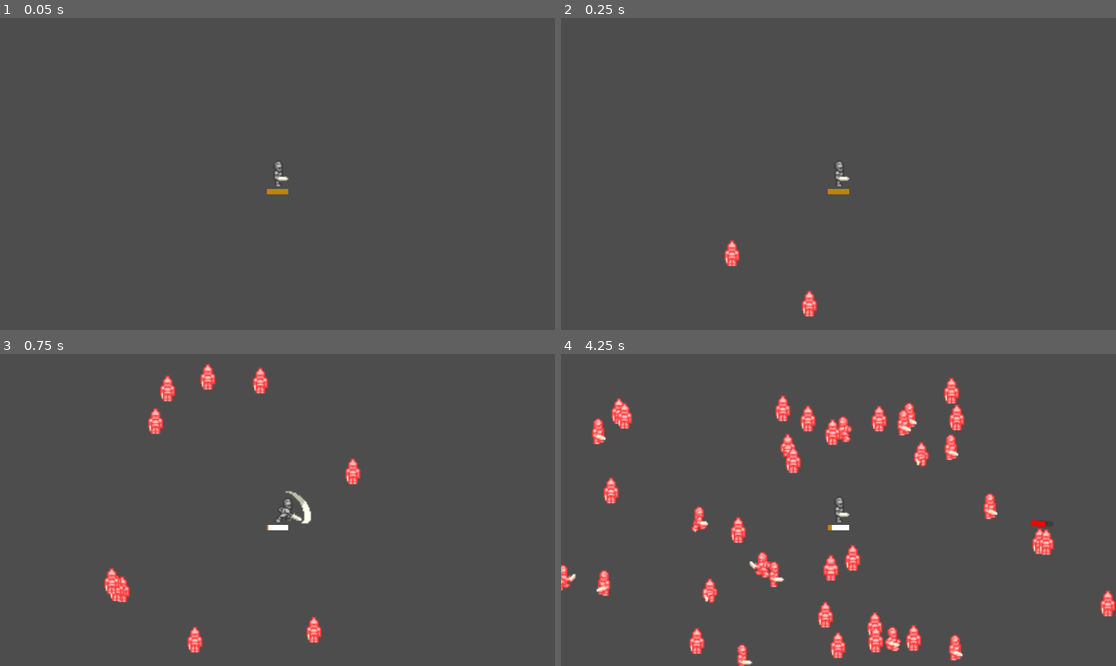
Above: before the commit, frames 1-4 (two rows, left to right).
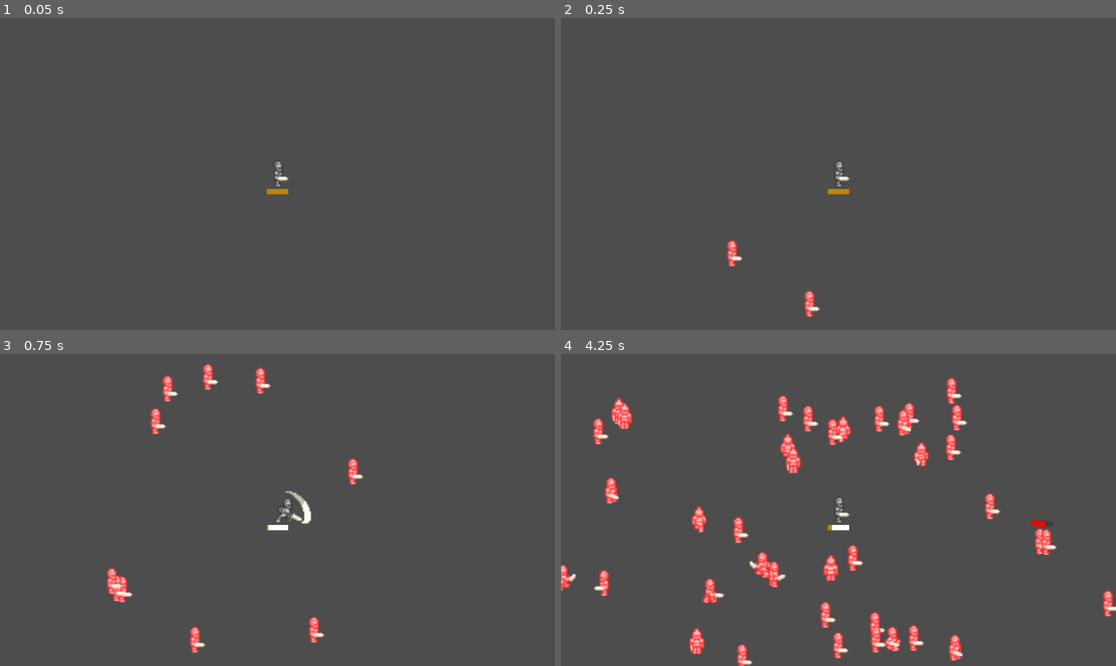
Above: after the commit, the same moments.

Repository: MattDirty/upsi4
Game: Godot game, scene res://Playground.tscn
The game is run twice, just before and just after one commit, with the same random seed, the same clock (stepped at 60 frames per second) and the same inputs.
Inputs (mouse positions are in pixels of both pictures, inside the frame that each line leads up to):
- Up to frame 1 (0.05 s): no input
- Up to frame 2 (0.25 s): no input
- Up to frame 3 (0.75 s): move the mouse to (399, 494) at 0.52 s; hold D (move_right) from 0.53 s (still down); hold Space (main_attack) from 0.53 s (still down)
- Up to frame 4 (4.25 s): move the mouse to (727, 525) at 1.27 s; release D (move_right) at 1.28 s; release Space (main_attack) at 1.28 s; hold S (move_down) 1.28-2.03 s; tap Space (main_attack) at 1.35, 2.85 s; move the mouse to (894, 441) at 2.02 s; hold D (move_right) 2.03-2.78 s; hold Space (main_attack) 2.03-2.78 s; move the mouse to (810, 572) at 2.77 s; hold W (move_up) 2.78-3.53 s; move the mouse to (1005, 556) at 3.52 s; hold A (move_left) from 3.53 s (still down); hold Space (main_attack) from 3.53 s (still down)

Frame 1 is identical in both runs. In frame 2, 0.3% of the frame differs, in the area x 29-47%, y 71-96%; in frame 3, 1.2%; in frame 4, 3.1%, in the area x 5-100%, y 8-98%.

Commit message:
Created an Utils Orientation class and refactored player and enemy to use it

Diff:
--- a/Characters/Enemies/Enemy.gd
+++ b/Characters/Enemies/Enemy.gd
@@ -3,7 +3,6 @@
 var health: int = 10
 var max_health: int = 10
 var speed: int = 1
-var directions = ["South", "SouthEast", "East", "NorthEast", "North", "NorthWest", "West", "SouthWest"]
 @onready var Animator = $"CharacterAnimator"
 @onready var HealthBar: ProgressBar = $"HealthBar"
 
@@ -17,7 +16,7 @@
 
 # Called every frame. 'delta' is the elapsed time since the previous frame.
 func _process(_delta):
-	var direction = directions[rad_to_deg(velocity.angle_to(Vector2.DOWN)) / 45]
+	var direction = Orientation.get_direction_from_angle(velocity.angle())
 	var action = "Idle"
 	if velocity.length() > 0:
 		action = "Move"
--- a/Characters/Player/Player.gd
+++ b/Characters/Player/Player.gd
@@ -7,9 +7,6 @@
 var direction = "South"
 var action = "Idle"
 
-const DIRECTIONS = ["East", "SouthEast", "South", "SouthWest", "West", "NorthWest", "North", "NorthEast"]
-const RAD_360 = deg_to_rad(360)
-const DIRECTIONS_SUBDIVION = RAD_360 / 8 # DIRECTIONS.length
 
 func get_input():
 	var input_direction = Input.get_vector("move_left", "move_right", "move_up", "move_down")
@@ -40,8 +37,4 @@
 
 
 func setDirectionInRelationToMouse():
-	var mouse = get_local_mouse_position().normalized()
-	var angle = mouse.angle() + DIRECTIONS_SUBDIVION / 2
-	if angle < 0:
-		angle += RAD_360
-	direction = DIRECTIONS[angle / DIRECTIONS_SUBDIVION]
+	direction = Orientation.get_direction_from_angle(get_local_mouse_position().angle())
--- /dev/null
+++ b/Utils/Orientation.gd
@@ -0,0 +1,12 @@
+class_name Orientation
+
+const DIRECTIONS = ["East", "SouthEast", "South", "SouthWest", "West", "NorthWest", "North", "NorthEast"]
+const RAD_360 = deg_to_rad(360)
+const DIRECTIONS_SUBDIVION = RAD_360 / 8 # DIRECTIONS.length
+
+## Finds the direction ("East"|"NorthWest"|..) from an angle in radiants
+static func get_direction_from_angle(rad_angle: float):
+	rad_angle += DIRECTIONS_SUBDIVION / 2
+	if rad_angle < 0:
+		rad_angle += RAD_360
+	return DIRECTIONS[rad_angle / DIRECTIONS_SUBDIVION]
